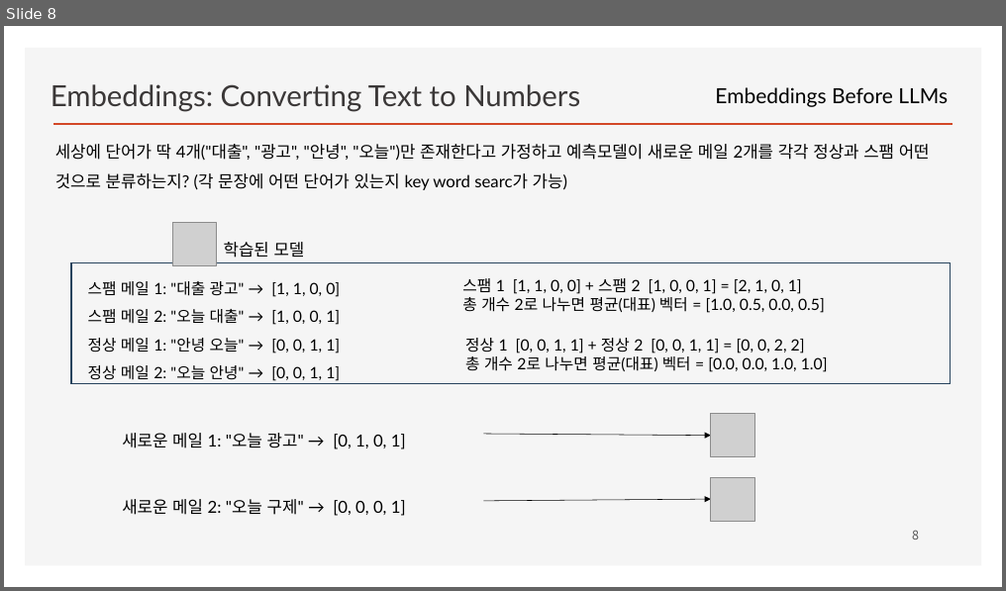
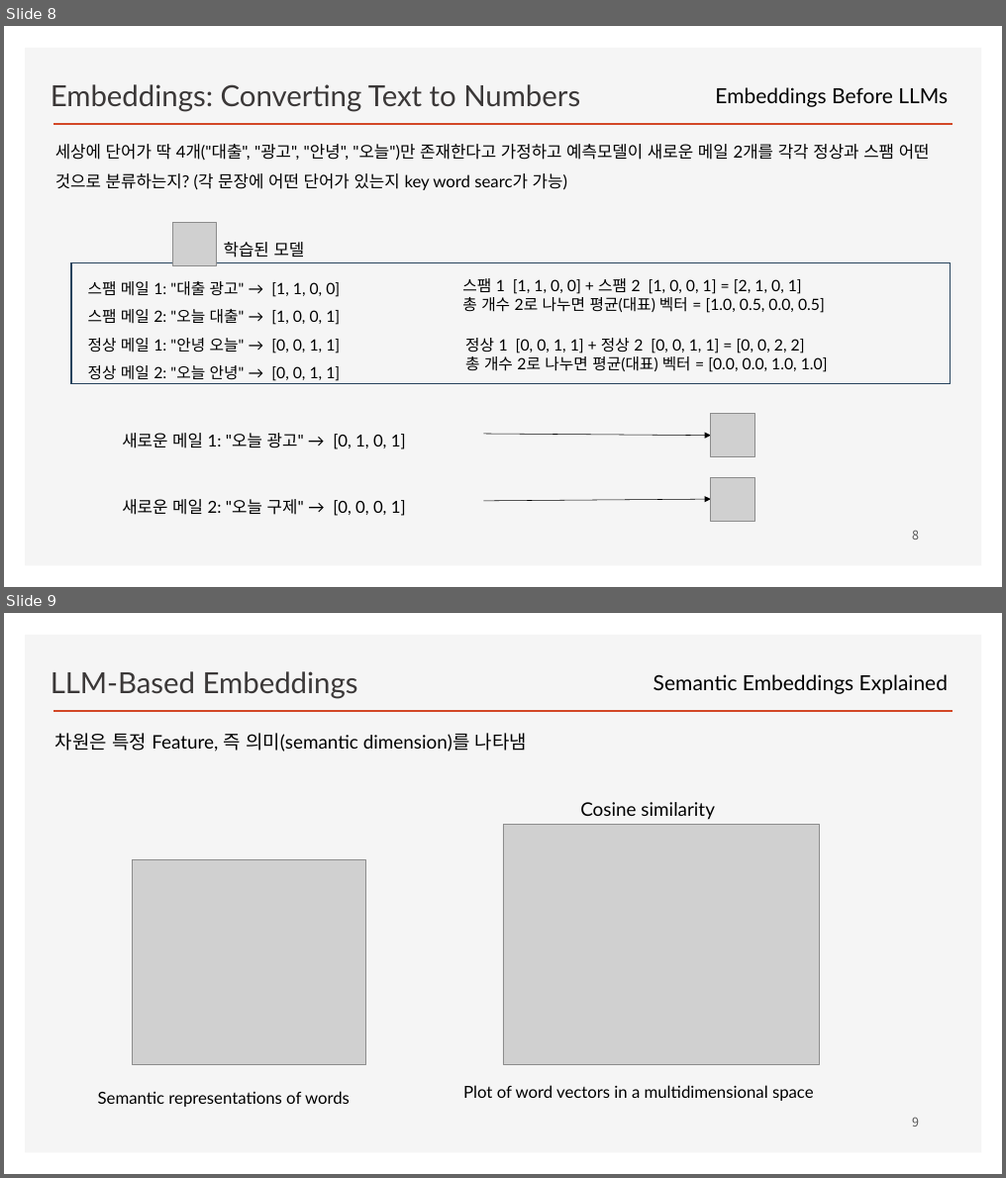
Before and after one commit to ancestor9/2026_Fall_Learning-Langchain-AI-Agent, a slide deck: CHAPTER 2 RAG Part I_Indexing Your Data.pptx. Shown one above the other, each under a label of ours: slide 8 before the commit, slides 8 and 9 after it. The pictures are 1006x591 and 1006x1178 pixels, drawn with LibreOffice and Linux fonts; fonts in the diff are those of the drawing; grey boxes stand for pictures; background and template pictures are left out. Boxes give left, top, right and bottom in pixels: in the first picture for what was removed or moved away, otherwise in the second. Text is boxed around its words. In the diff, an @@ line names an element or a change of style, - is before the commit and + after.

```diff
--- a/CHAPTER 2 RAG Part I_Indexing Your Data.pptx
+++ b/CHAPTER 2 RAG Part I_Indexing Your Data.pptx
@@ slide 9 added at bbox=[4, 613, 1002, 1174], background #FFFFFF; not listed: 2 template elements that a slide beside it also shows @@
@@ text added at bbox=[51, 671, 358, 698], 28 pt, text #3B3838 @@
+LLM-Based Embeddings
@@ text added at bbox=[653, 674, 947, 694], 20 pt, text #000000 @@
+Semantic Embeddings Explained
@@ text added at bbox=[55, 733, 527, 752], 18 pt, text #000000 @@
+차원은 특정 Feature, 즉 의미(semantic dimension)를 나타냄
@@ text added at bbox=[580, 802, 715, 820], 18 pt, text #000000 @@
+Cosine similarity
@@ picture added at bbox=[503, 825, 820, 1065] @@
@@ picture added at bbox=[132, 861, 366, 1065] @@
@@ text added at bbox=[463, 1085, 814, 1101], 16 pt, text #000000 @@
+Plot of word vectors in a multidimensional space
@@ text added at bbox=[98, 1091, 350, 1107], 16 pt, text #000000 @@
+Semantic representations of words
@@ page number added at bbox=[912, 1117, 919, 1127], 12 pt, text #595959 @@
+9
```
Also in this commit, not shown: 4 slides changed, 4 other slides added.
